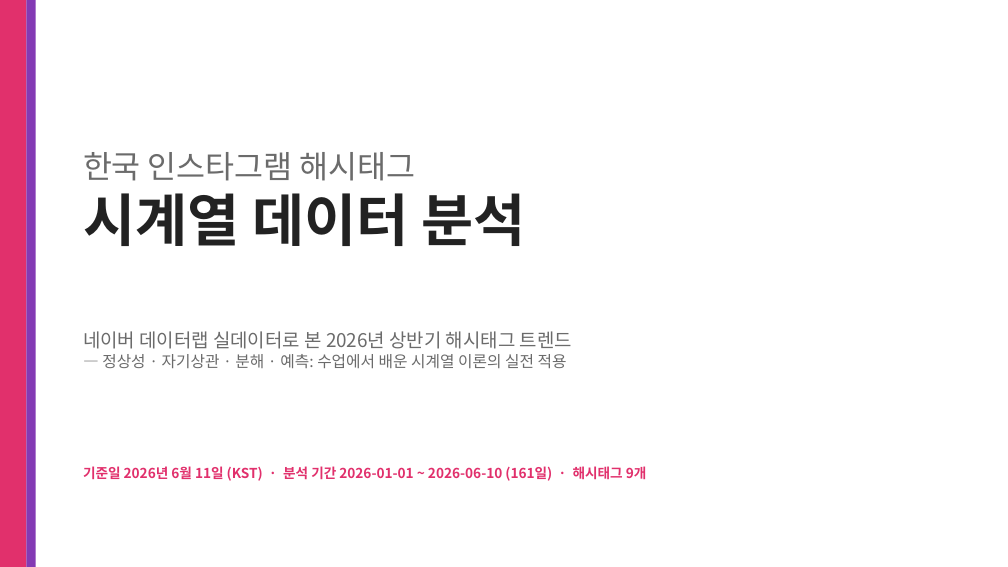
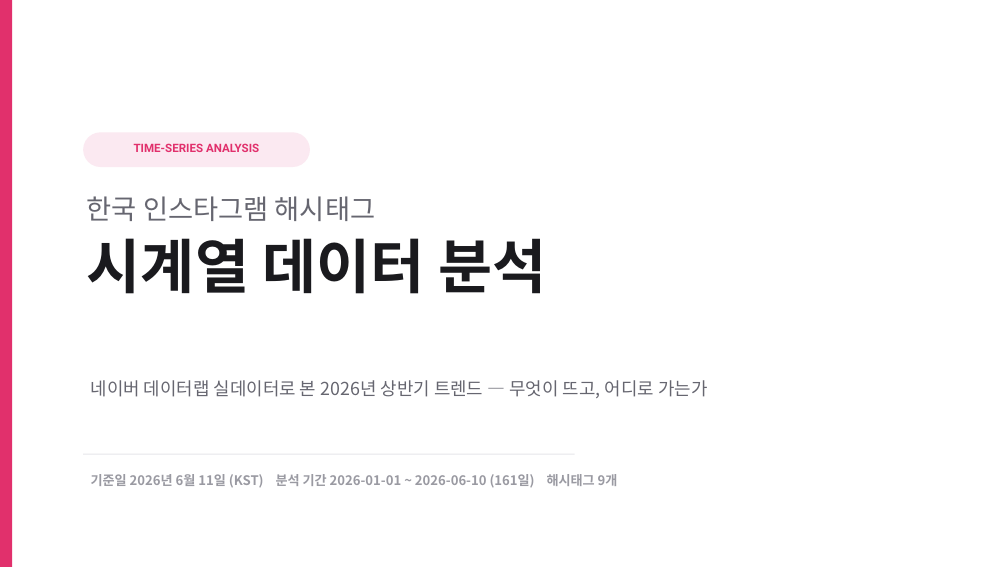
Before and after one commit to iluv4/insta_trend, a slide deck: slide 1 of presentation/insta_trend_timeseries.pptx. Drawn at 1008x567 pixels with LibreOffice and Linux fonts; fonts in the diff are those of the drawing. Boxes give left, top, right and bottom in pixels: in the first picture for what was removed or moved away, otherwise in the second. Text is boxed around its words. In the diff, an @@ line names an element or a change of style, - is before the commit and + after.

```diff
--- a/presentation/insta_trend_timeseries.pptx
+++ b/presentation/insta_trend_timeseries.pptx
@@ rectangle: place and size @@
-rectangle at [0,0,26,567]
+rectangle at [0,0,12,567]
@@ rectangle removed at [26,0,36,567] @@
@@ rounded rectangle added at [83,132,310,167], fill #FBE9F1 @@
@@ text added at [134,143,259,152], 11 pt, text #E1306C, bold @@
+TIME-SERIES ANALYSIS
@@ text "한국 인스타그램 해시태그": place and size @@
-text "한국 인스타그램 해시태그" at [83,152,526,246]
+text "한국 인스타그램 해시태그" at [87,196,546,294]
@@ text "한국 인스타그램 해시태그" at [87,196,546,294]: size 30 to 26 pt, text colour #6B6B6B to #666670 in "한국 인스타그램 해시태그"; size 54 to 56 pt, text colour #222222 to #1A1A1E in "시계열 데이터 분석"; more space between paragraphs @@
@@ text at [91,380,707,398]: text changed; size 15 to 17 pt; text colour #6B6B6B to #666670 @@
-네이버 데이터랩 실데이터로 본 2026년 상반기 해시태그 트렌드
-— 정상성 · 자기상관 · 분해 · 예측: 수업에서 배운 시계열 이론의 실전 적용
+네이버 데이터랩 실데이터로 본 2026년 상반기 트렌드 — 무엇이 뜨고, 어디로 가는가
@@ rectangle added at [83,454,575,454], fill #E6E6EA @@
@@ text at [91,474,618,487]: text changed; size 13 to 12.5 pt; text colour #E1306C to #9A9AA2 @@
-기준일 2026년 6월 11일 (KST) · 분석 기간 2026-01-01 ~ 2026-06-10 (161일) · 해시태그 9개
+기준일 2026년 6월 11일 (KST) 분석 기간 2026-01-01 ~ 2026-06-10 (161일) 해시태그 9개
```
Also in this commit, not shown: 23 other slides changed, 3 slides added, 4 slides removed, 2 other files.
